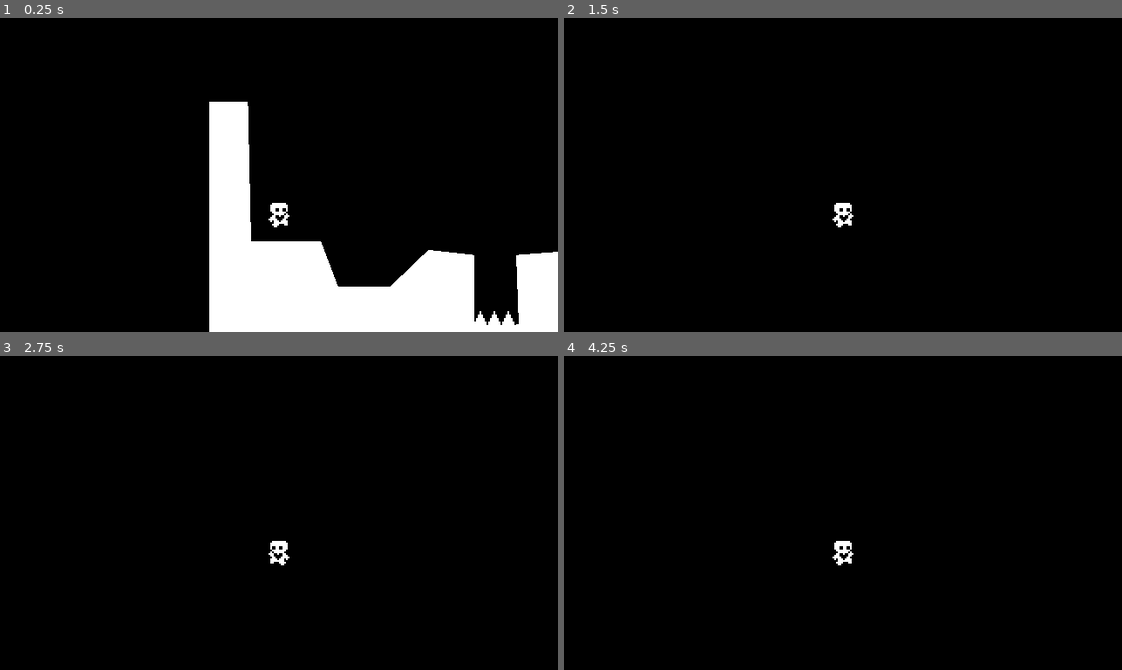
Above: before the commit, frames 1-4 (two rows, left to right).
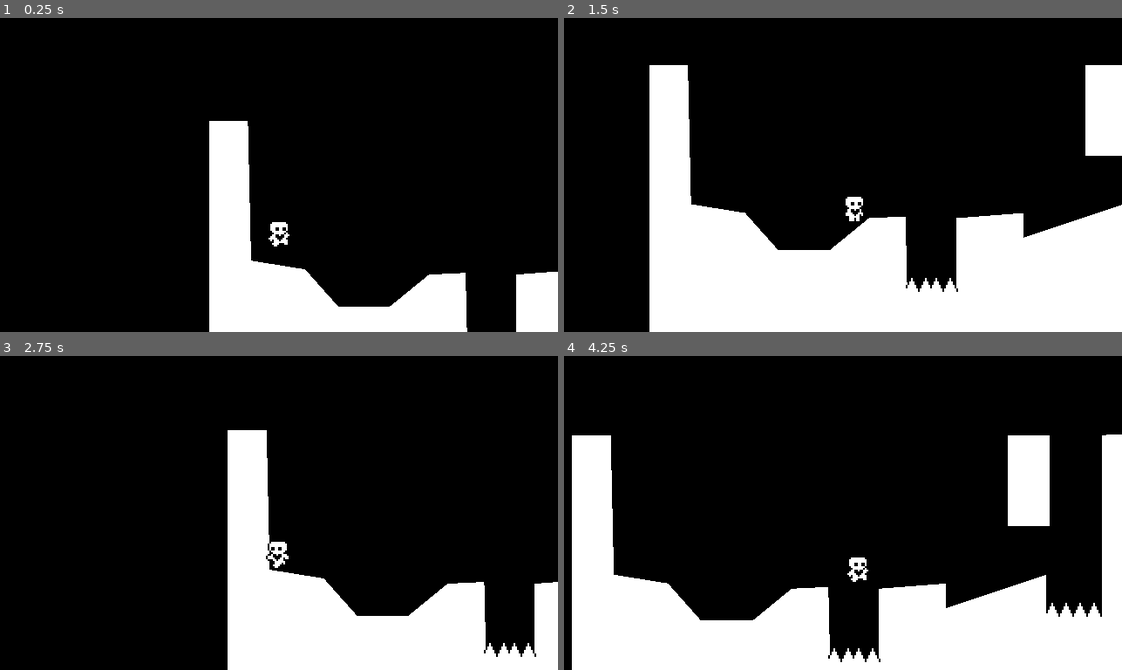
Above: after the commit, the same moments.

Repository: lichen014/heart-platformer
Game: Godot game, scene res://world.tscn
The game is run twice, just before and just after one commit, with the same random seed, the same clock (stepped at 60 frames per second) and the same inputs.
Inputs:
- Up to frame 1 (0.25 s): no input
- Up to frame 2 (1.5 s): tap Enter (ui_accept) at 0.5, 0.77 s; hold Right (ui_right) from 0.53 s (still down)
- Up to frame 3 (2.75 s): tap Enter (ui_accept) at 1.52 s; release Right (ui_right) at 2.03 s; hold Left (ui_left) from 2.03 s (still down)
- Up to frame 4 (4.25 s): release Left (ui_left) at 2.78 s; hold Right (ui_right) from 2.78 s (still down); tap Enter (ui_accept) at 3.02, 3.77 s

The runs differ from the first frame. In frame 1, 4.8% of the frame differs, in the area x 37-100%, y 26-100%; in frame 2, 33%, in the area x 15-100%, y 15-100%; in frame 3, 17%; in frame 4, 30%.

Commit message:
finished part 5

Diff:
--- a/hazard_area.tscn
+++ b/hazard_area.tscn
@@ -1,3 +1,5 @@
 [gd_scene format=3 uid="uid://cnnfgqoj271ie"]
 
 [node name="HazardArea" type="Area2D"]
+collision_layer = 4
+collision_mask = 0
--- a/player.gd
+++ b/player.gd
@@ -8,6 +8,7 @@
 
 @onready var animated_sprite_2d = $AnimatedSprite2D
 @onready var coyote_jump_timer = $CoyoteJumpTimer
+@onready var starting_position = global_position
 
 func _physics_process(delta):
 	apply_gravity(delta)
@@ -82,3 +83,7 @@
 
 	if not is_on_floor():
 		animated_sprite_2d.play("jump")
+
+
+func _on_hazard_detector_area_entered(area):
+	global_position = starting_position
--- a/player.tscn
+++ b/player.tscn
@@ -81,9 +81,11 @@
 [sub_resource type="RectangleShape2D" id="RectangleShape2D_w8i85"]
 size = Vector2(10, 16.5)
 
+[sub_resource type="RectangleShape2D" id="RectangleShape2D_vc7fh"]
+size = Vector2(6, 14)
+
 [node name="Player" type="CharacterBody2D"]
-collision_layer = 3
-collision_mask = 0
+collision_layer = 2
 floor_constant_speed = true
 floor_snap_length = 3.0
 script = ExtResource("1_ssa10")
@@ -92,9 +94,7 @@
 [node name="AnimatedSprite2D" type="AnimatedSprite2D" parent="."]
 position = Vector2(0, -10)
 sprite_frames = SubResource("SpriteFrames_uqxcd")
-animation = &"run"
-frame = 4
-frame_progress = 0.346372
+animation = &"idle"
 
 [node name="CollisionShape2D" type="CollisionShape2D" parent="."]
 position = Vector2(0, -8.25)
@@ -106,3 +106,15 @@
 
 [node name="Camera2D" type="Camera2D" parent="."]
 position = Vector2(2.08165e-12, -32)
+position_smoothing_enabled = true
+position_smoothing_speed = 10.0
+
+[node name="HazardDetector" type="Area2D" parent="."]
+collision_layer = 0
+collision_mask = 4
+
+[node name="CollisionShape2D" type="CollisionShape2D" parent="HazardDetector"]
+position = Vector2(0, -8)
+shape = SubResource("RectangleShape2D_vc7fh")
+
+[connection signal="area_entered" from="HazardDetector" to="." method="_on_hazard_detector_area_entered"]
--- a/spikes.tscn
+++ b/spikes.tscn
@@ -1,9 +1,19 @@
-[gd_scene load_steps=2 format=3 uid="uid://baumf8tghjuqa"]
+[gd_scene load_steps=3 format=3 uid="uid://baumf8tghjuqa"]
 
 [ext_resource type="Texture2D" uid="uid://xpejqgvhtwsu" path="res://spikes.png" id="1_ng3cx"]
+[ext_resource type="PackedScene" uid="uid://cnnfgqoj271ie" path="res://hazard_area.tscn" id="2_ygwi1"]
 
 [node name="Spikes" type="Node2D"]
 
 [node name="Sprite2D" type="Sprite2D" parent="."]
 position = Vector2(8, -9)
 texture = ExtResource("1_ng3cx")
+
+[node name="HazardArea" parent="." instance=ExtResource("2_ygwi1")]
+
+[node name="CollisionPolygon2D" type="CollisionPolygon2D" parent="HazardArea"]
+polygon = PackedVector2Array(0, -1, 3, -7, 4, -7, 7, -1)
+
+[node name="CollisionPolygon2D2" type="CollisionPolygon2D" parent="HazardArea"]
+position = Vector2(8, 0)
+polygon = PackedVector2Array(0, -1, 3, -7, 4, -7, 7, -1)
--- a/world.tscn
+++ b/world.tscn
@@ -2,7 +2,7 @@
 
 [ext_resource type="Script" path="res://world.gd" id="1_qtyhm"]
 [ext_resource type="PackedScene" uid="uid://dfrwm588egccl" path="res://player.tscn" id="2_tgogd"]
-[ext_resource type="Texture2D" uid="uid://xpejqgvhtwsu" path="res://spikes.png" id="3_8xxon"]
+[ext_resource type="PackedScene" uid="uid://baumf8tghjuqa" path="res://spikes.tscn" id="3_125hw"]
 
 [sub_resource type="RectangleShape2D" id="RectangleShape2D_fk3ep"]
 size = Vector2(22, 52)
@@ -16,7 +16,7 @@
 [node name="CollisionPolygon2D" type="CollisionPolygon2D" parent="StaticBody2D"]
 position = Vector2(0, 4.54747e-13)
 scale = Vector2(0.924479, 0.885865)
-polygon = PackedVector2Array(0, 0, 24, 0, 25.9606, 90.3072, 69.2282, 90.3072, 80, 120, 112, 120, 136, 96, 164.417, 99.3379, 164.417, 144.492, 192, 144, 190.378, 99.3379, 232, 96, 232, 112, 2 …(144 unchanged characters)…
+polygon = PackedVector2Array(0, 0, 24, 0, 25.9606, 90.3072, 59.493, 95.9514, 80, 120, 112, 120, 136.293, 99.3379, 159.008, 98.2091, 160.09, 145.62, 190.378, 144.492, 190.378, 99.3379, 232, 96, 232, 112, 2 …(144 unchanged characters)…
 
 [node name="Polygon2D" type="Polygon2D" parent="StaticBody2D/CollisionPolygon2D"]
 
@@ -24,7 +24,6 @@
 position = Vector2(40, 48)
 
 [node name="StaticBody2D2" type="StaticBody2D" parent="."]
-collision_mask = 0
 
 [node name="CollisionShape2D" type="CollisionShape2D" parent="StaticBody2D2"]
 position = Vector2(262, 26)
@@ -35,18 +34,14 @@
 offset_right = 274.0
 offset_bottom = 52.0
 
-[node name="Spikes" type="Sprite2D" parent="."]
-position = Vector2(168, 120)
-texture = ExtResource("3_8xxon")
+[node name="Spikes" parent="." instance=ExtResource("3_125hw")]
+position = Vector2(147, 131)
 
-[node name="Spikes2" type="Sprite2D" parent="."]
-position = Vector2(160, 120)
-texture = ExtResource("3_8xxon")
+[node name="Spikes2" parent="." instance=ExtResource("3_125hw")]
+position = Vector2(161, 131)
 
-[node name="Spikes3" type="Sprite2D" parent="."]
-position = Vector2(296, 96)
-texture = ExtResource("3_8xxon")
+[node name="Spikes3" parent="." instance=ExtResource("3_125hw")]
+position = Vector2(272, 105)
 
-[node name="Spikes4" type="Sprite2D" parent="."]
-position = Vector2(280, 96)
-texture = ExtResource("3_8xxon")
+[node name="Spikes4" parent="." instance=ExtResource("3_125hw")]
+position = Vector2(288, 105)
Not shown: 1 places in player.tscn that only renumber resources
